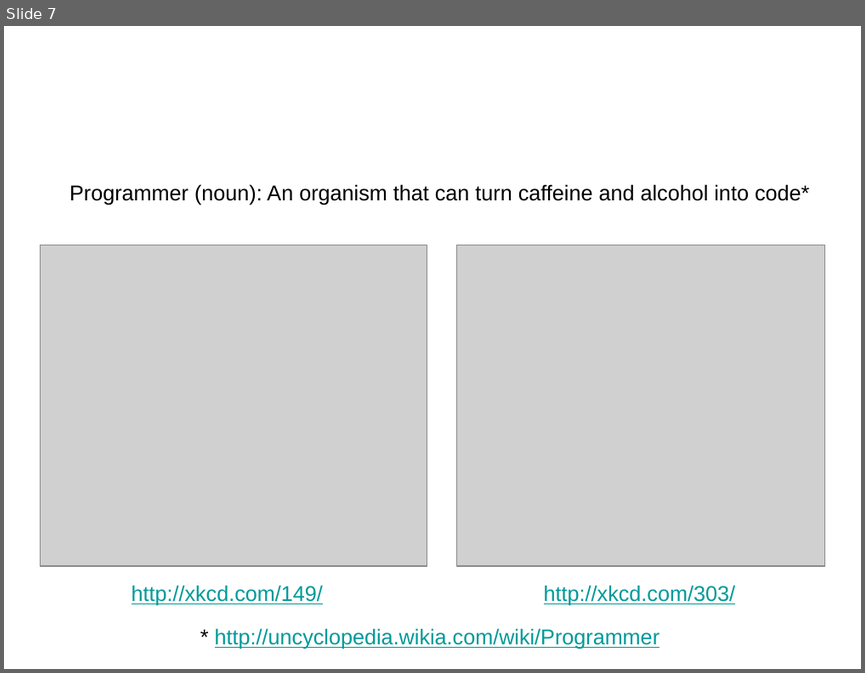
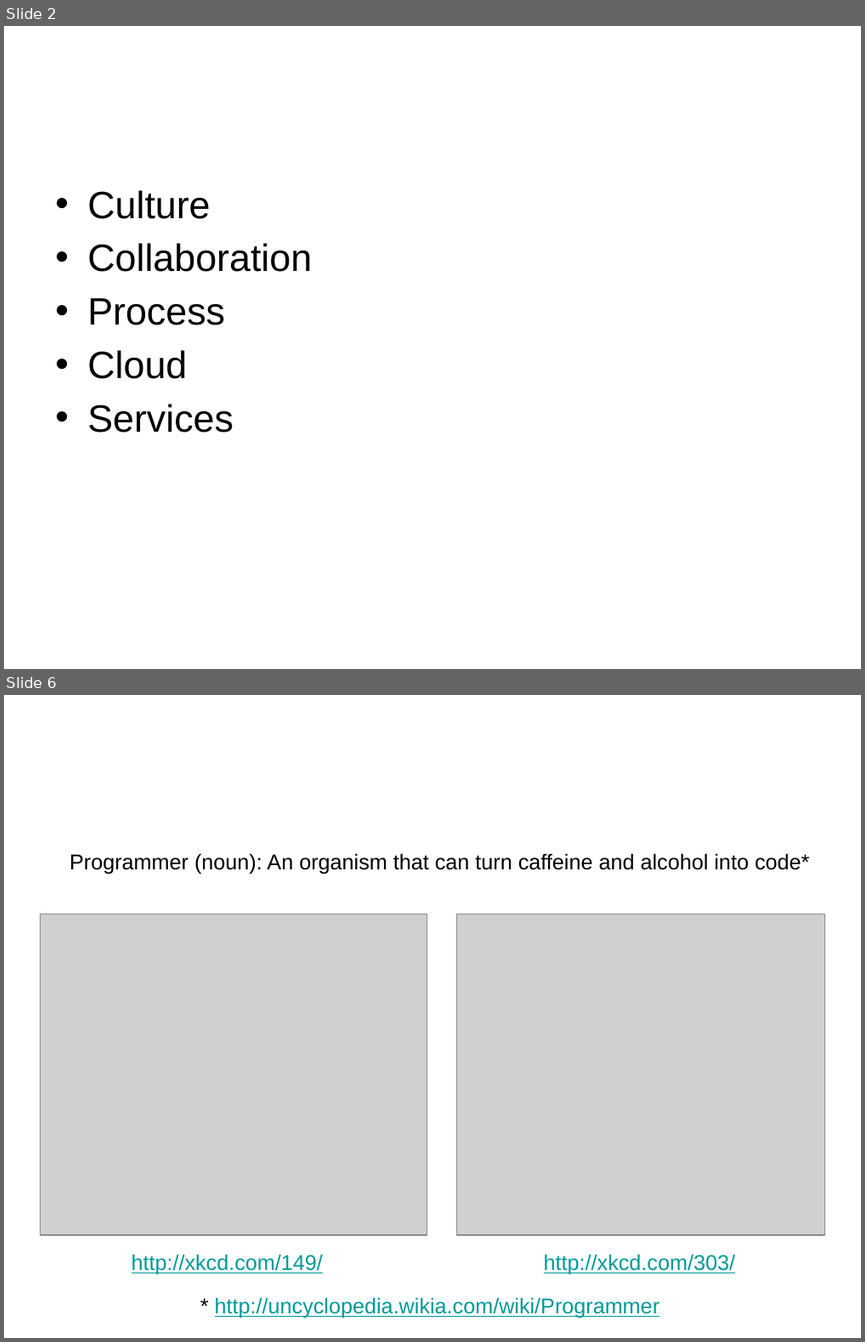
Before and after one commit to acgetchell/Presentations, a slide deck: TIF-Ignite.pptx. Shown one above the other, each under a label of ours: slide 7 before the commit, slides 2 and 6 after it; the slides between them are not shown. The pictures are 865x673 and 865x1342 pixels, drawn with LibreOffice and Linux fonts; fonts in the diff are those of the drawing; grey boxes stand for pictures; background and template pictures are left out. Boxes give left, top, right and bottom in pixels: in the first picture for what was removed or moved away, otherwise in the second. Text is boxed around its words. In the diff, an @@ line names an element or a change of style, - is before the commit and + after.

```diff
--- a/TIF-Ignite.pptx
+++ b/TIF-Ignite.pptx
@@ slide 2 added at bbox=[4, 26, 861, 669], background picture (left out) @@
@@ text added at bbox=[87, 190, 312, 432], 32 pt, text #000000 @@
+• Culture
+• Collaboration
+• Process
+• Cloud
+• Services
@@ what was slide 7 is now slide 6 @@
```
Also in this commit, not shown: 4 slides changed, 4 other slides added, 6 slides removed, 3 other files.
